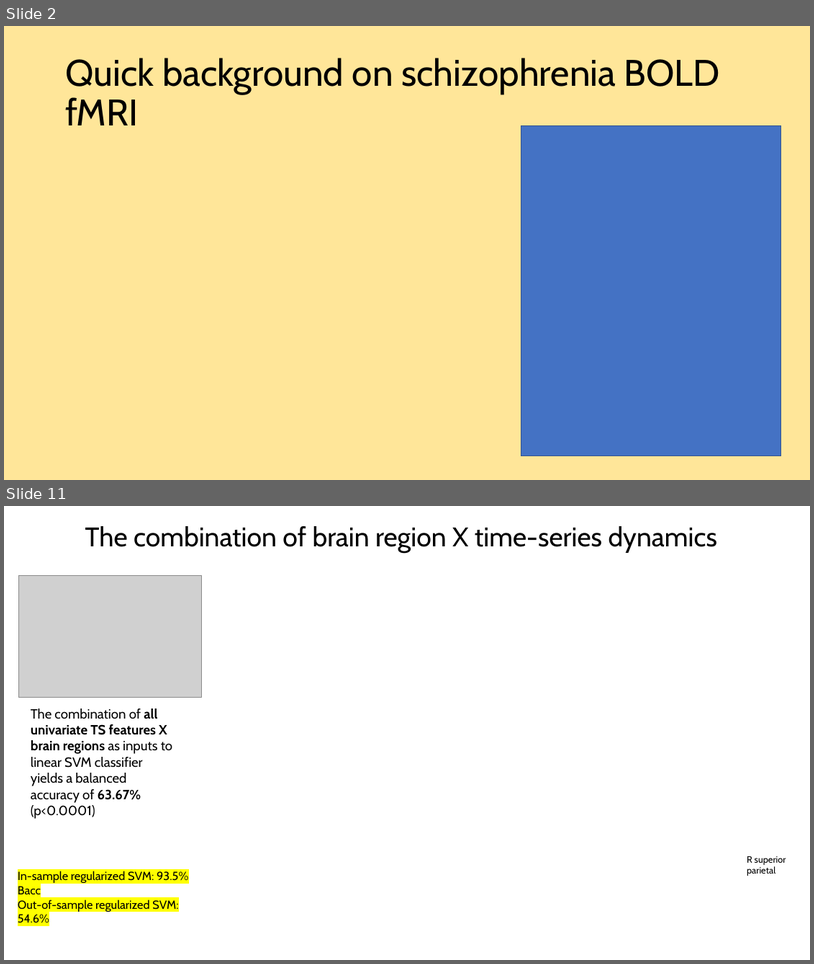
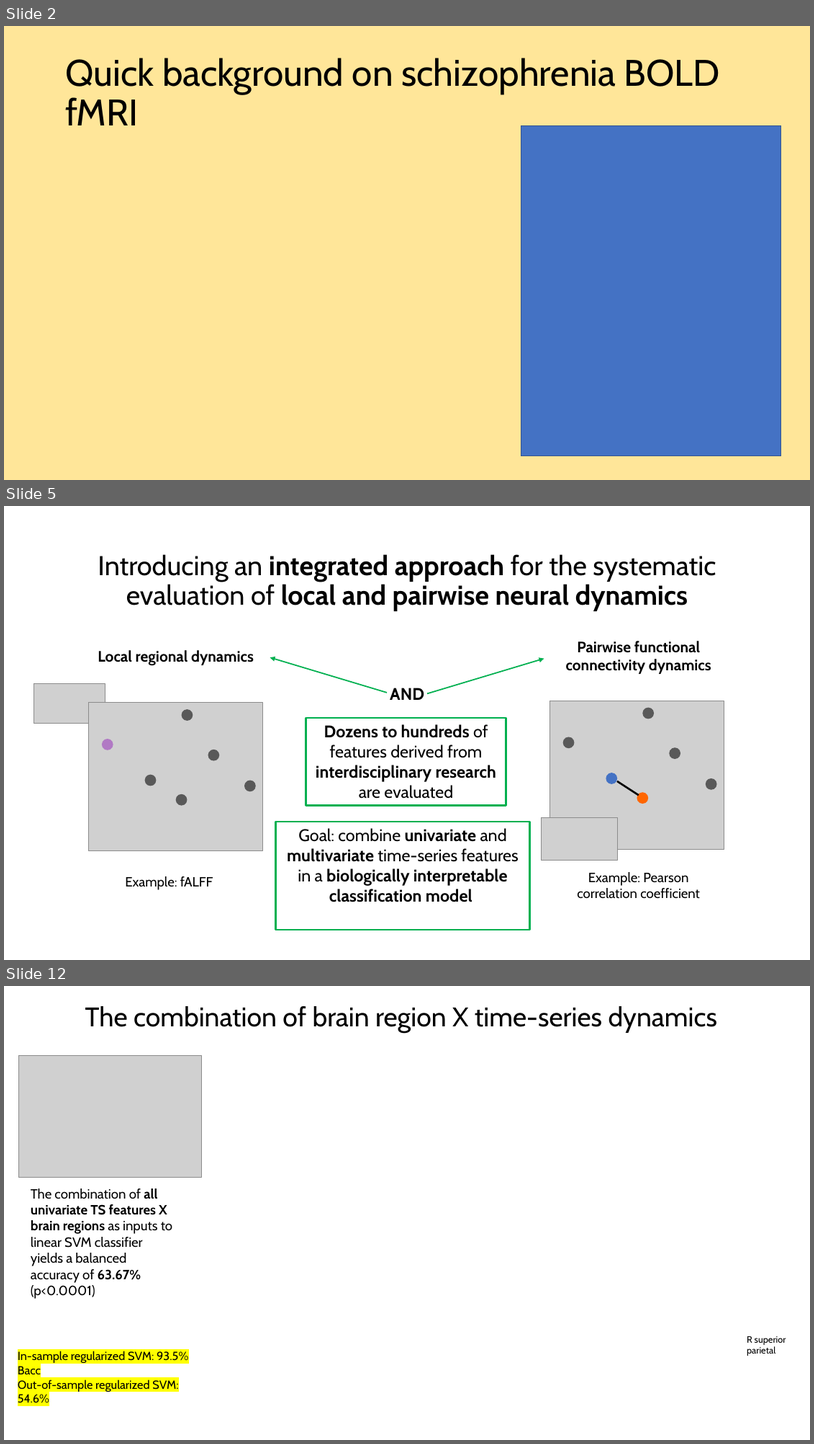
Before and after one commit to anniegbryant/CNS_2022, a slide deck: schizophrenia_classification_workshop/Workshop_Talk.pptx. Shown one above the other, each under a label of ours: slides 2 and 11 before the commit, slides 2, 5 and 12 after it; the slides between them are not shown. The pictures are 814x964 and 814x1444 pixels, drawn with LibreOffice and Linux fonts; fonts in the diff are those of the drawing; grey boxes stand for pictures. Boxes give left, top, right and bottom in pixels: in the first picture for what was removed or moved away, otherwise in the second. Text is boxed around its words. In the diff, an @@ line names an element or a change of style, - is before the commit and + after.

```diff
--- a/schizophrenia_classification_workshop/Workshop_Talk.pptx
+++ b/schizophrenia_classification_workshop/Workshop_Talk.pptx
@@ slide 5 added at [4, 506, 810, 960], background #FFFFFF @@
@@ title added at [98, 554, 716, 611], 32.4 pt, text #000000, bold @@
+Introducing an integrated approach for the systematic evaluation of local and pairwise neural dynamics
@@ group added at [34, 650, 263, 890]: 6 ellipses, 2 pictures, 2 texts @@
+Example: fALFF
+Local regional dynamics
@@ group added at [541, 641, 725, 898]: 6 ellipses, 2 pictures, 2 texts, 1 line @@
+Example: Pearson correlation coefficient
+Pairwise functional connectivity dynamics
@@ arrow added from (387, 692) to (270, 657), #00B050 1.5 pt @@
@@ arrow added from (427, 693) to (544, 659), #00B050 1.5 pt @@
@@ text added at [390, 687, 424, 700], 20 pt, text #000000, bold @@
+AND
@@ rectangle added at [306, 718, 506, 806], outline #00B050 2.25 pt, 20 pt, text #000000, bold @@
+Dozens to hundreds of features derived from interdisciplinary research are evaluated
@@ rectangle added at [276, 821, 530, 929], outline #00B050 2.25 pt, 20 pt, text #000000, bold @@
+Goal: combine univariate and multivariate time-series features in a biologically interpretable classification model
@@ what was slide 11 is now slide 12 @@
```
Also in this commit, not shown: 7 slides changed, 3 other slides added, 3 slides removed, 8 other files.
